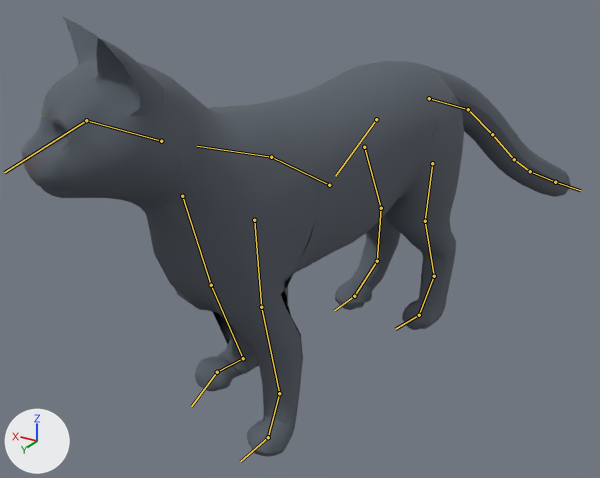
An edit to the glTF model apps/web/public/avatars/cat.glb, drawn before and after from the same camera.
Rendered twice from a 50 mm camera at (-0.327, 0.631, 0.422) aimed at (0.036, 0.027, 0.12). Every picture has the same lights, and +X, +Y and +Z are marked at lower left. The first picture is the older version. Both versions are drawn at frame 1 of the action 'turn_l'; the numbers are the values there. The bones that change, and the others that lie on the model, are drawn over the model as lines.

Names of what the first picture shows: 'VIS_cat'.
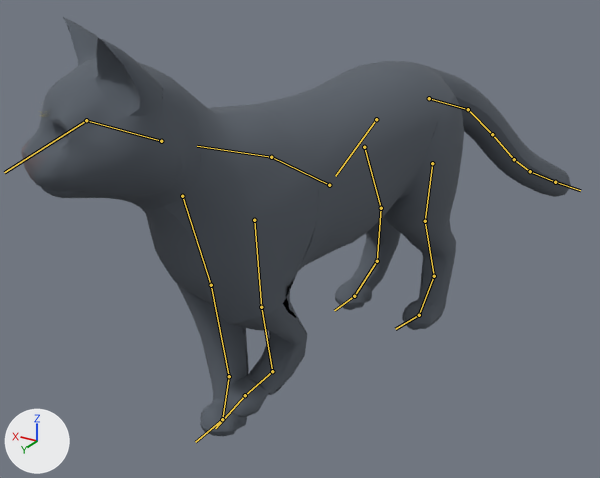
The change in detail:
Bone 'foreleg_upper_L' (bone_foreleg_upper_l) turns from (-9, -10, 10) to (-19, -12, -7) degrees about its own x, y and z.
Bone 'foreleg_lower_L' (bone_foreleg_lower_l) turns from (16, -7, 0) to (72, 1, 5) degrees about its own x, y and z.
Bone 'forepaw_L' (bone_forepaw_l) turns from (-9, -8, -3) to (-74, -5, -7) degrees about its own x, y and z.
Bone 'foreleg_upper_R' (bone_foreleg_upper_r) turns from (-19, -9, 7) to (1, -11, 11) degrees about its own x, y and z.
Bone 'foreleg_lower_R' (bone_foreleg_lower_r) turns from (84, -1, -9) to (3, -7, 2) degrees about its own x, y and z.
Bone 'forepaw_R' (bone_forepaw_r) turns from (-96, -2, 0) to (-8, -12, -3) degrees about its own x, y and z.

Changed parts and their boxes [x1, y1, x2, y2] in the pictures (600 x 478 px):
'VIS_cat', posed: before [21, 17, 571, 457]; after [21, 17, 571, 436]
bone 'foreleg_upper_L', root to tip: before (261, 307) to (279, 393); after (261, 307) to (272, 371)
bone 'foreleg_lower_L', root to tip: before (279, 393) to (268, 437); after (272, 371) to (245, 395)
bone 'forepaw_L', root to tip: before (268, 437) to (240, 461); after (245, 395) to (215, 428)
bone 'foreleg_upper_R', root to tip: before (211, 285) to (243, 358); after (211, 285) to (229, 376)
bone 'foreleg_lower_R', root to tip: before (243, 358) to (217, 372); after (229, 376) to (222, 419)
bone 'forepaw_R', root to tip: before (217, 372) to (191, 406); after (222, 419) to (195, 442)
